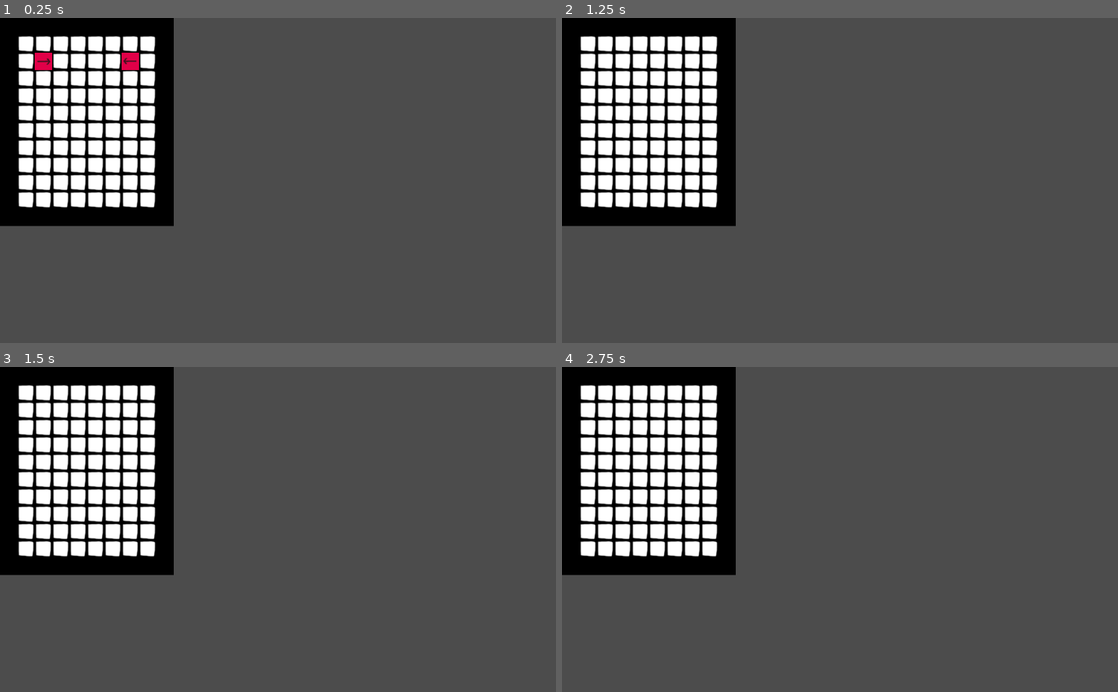
Above: before the commit, frames 1-4 (two rows, left to right).
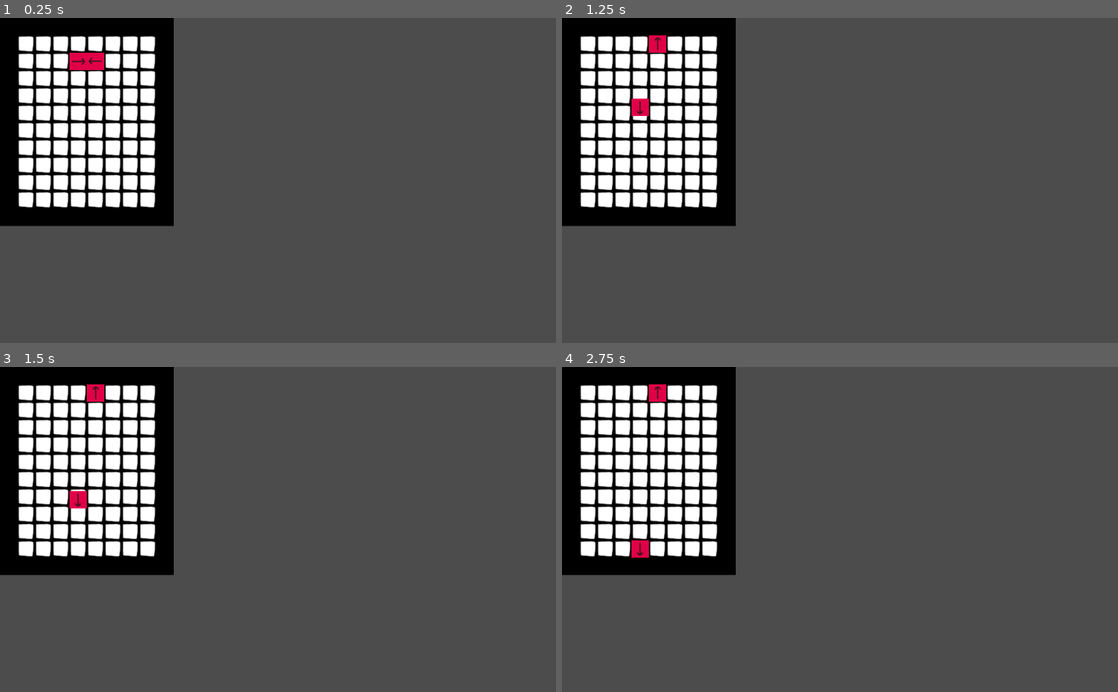
Above: after the commit, the same moments.

Repository: Denomycor/GSD1
Game: Godot game, scene res://source/board/Board.tscn
Two runs of this game, one before a commit and one after it. Both use one fixed random seed, a clock stepped at 60 frames per second and the inputs below. The project has no main scene, so this scene is started directly.
Inputs:
- Up to frame 1 (0.25 s): no input
- Up to frame 2 (1.25 s): tap Enter at 0.5 s
- Up to frame 3 (1.5 s): no input
- Up to frame 4 (2.75 s): no input

The runs differ from the first frame. In frame 1, 0.7% of the frame differs, in the area x 6-25%, y 10-17%; in frame 2, 0.3%; in frame 3, 0.3%; in frame 4, 0.3%.

Commit message:
Improvements

Diff:
--- a/source/board/Board.gd
+++ b/source/board/Board.gd
@@ -13,6 +13,8 @@
 var format
 var play_speed := 0.1*1
 var piece_id_count := 0 # limit 9223372036854775807
+
+var clean_already_affected := []
 
 func _ready():
 
@@ -32,8 +34,8 @@
 
 	var piece_scene := preload("res://source/pieces/testPiece/TestPiece.tscn")
 
-	var piece = add_piece(piece_scene, Vector2(2,2), 0, Vector2.RIGHT)
-	var piece2 = add_piece(piece_scene, Vector2(7,2), 0, Vector2.LEFT)
+	var piece = add_piece(piece_scene, Vector2(4,2), 0, Vector2.RIGHT)
+	var piece2 = add_piece(piece_scene, Vector2(5,2), 0, Vector2.LEFT)
 	#var piece3 = add_piece(piece_scene, Vector2(3,8), 0, Vector2.UP)
 	#var piece4 = add_piece(piece_scene, Vector2(1,1), 0, Vector2.DOWN)
 
@@ -94,6 +96,8 @@
 			var changes = effect.process_effect(piece)
 			helper.append_piece_array_no_duplicates(queue, changes)
 			piece.already_affected.append(effect.source_piece.id)
+			if !helper.has_piece_with_id(clean_already_affected, piece.id):
+				clean_already_affected.append(piece)
 
 	# 2 - check if you affect anyone
 	for p in piece.make_affected_pieces_list():
@@ -101,6 +105,8 @@
 			var changes = piece.effect.process_effect(p)
 			helper.append_piece_array_no_duplicates(queue, changes)
 			p.already_affected.append(piece.id)
+			if !helper.has_piece_with_id(clean_already_affected, p.id):
+				clean_already_affected.append(p)
 
 
 func destroy_pieces():
@@ -125,8 +131,9 @@
 
 		destroy_pieces()
 
-		for piece in all_pieces:
+		for piece in clean_already_affected:
 			piece.already_affected = []
+		clean_already_affected = []
 
 		var move_queue = all_pieces.duplicate()
 		while move_queue.size() != 0:
@@ -152,7 +159,7 @@
 	piece = piece.instance()
 	piece.init(board_pos, team, self, direction, play_speed, piece_id_count) #etc
 	pieces[board_pos.x][board_pos.y] = piece
-	# ask to update subs table
+
 	add_child(piece)
 	piece_id_count += 1
 	all_pieces.append(piece)
--- a/source/effects/TestEffect.gd
+++ b/source/effects/TestEffect.gd
@@ -8,5 +8,5 @@
 		print(String(source_piece.id)+" collision "+String(affected_piece.id))
 		#source_piece.tag_list.erase(tags.MOVING)
 		affected_piece.add_tag_rotating(PI/2)
-		affected_piece.take_damage(10)
+		#affected_piece.take_damage(10)
 	return []
